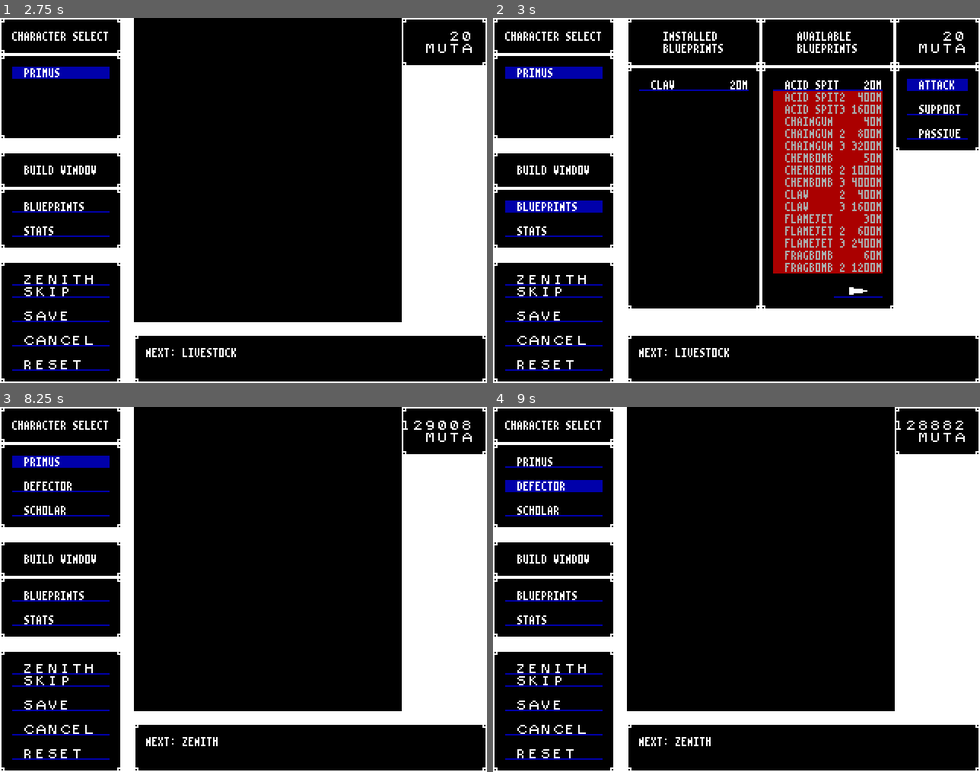
Above: before the commit, frames 1-4 (two rows, left to right).
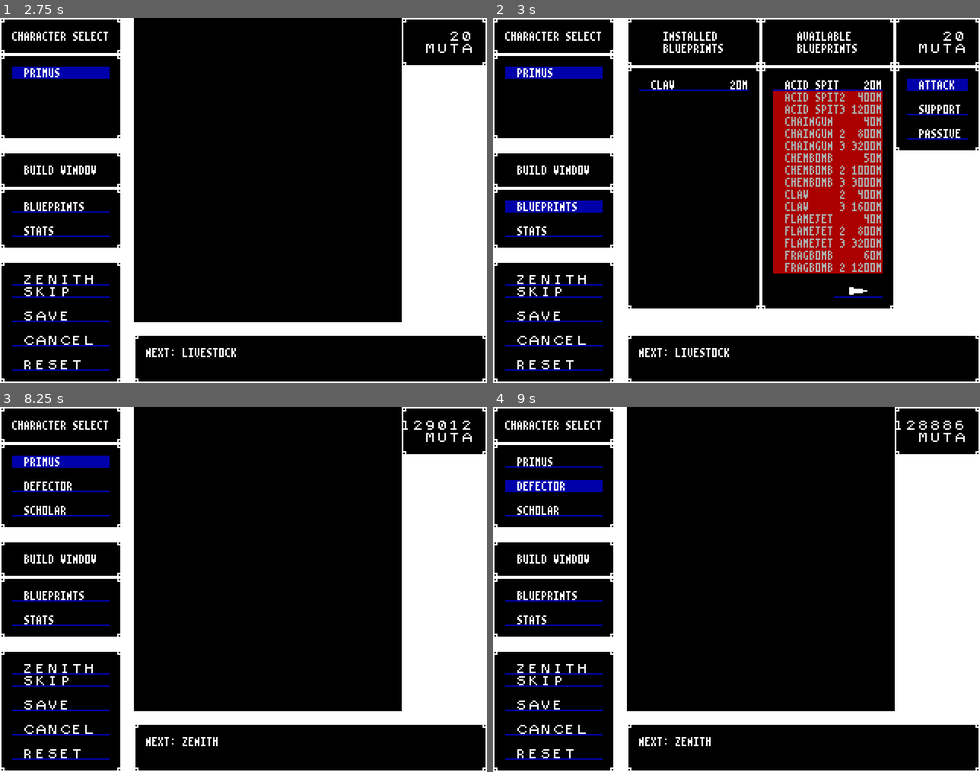
Above: after the commit, the same moments.

Repository: BeamBrain1/Morphose
Game: Godot game, scene res://Scenes/Global/root.tscn
Two runs of this game, one before a commit and one after it. Both use one fixed random seed, a clock stepped at 60 frames per second and the inputs below.
Inputs (mouse positions are in pixels of both pictures, inside the frame that each line leads up to):
- Up to frame 1 (2.75 s): click "SKIP" at 0.5 s; click "SKIP" at 1.25 s; click "PRIMUS" at 2 s
- Up to frame 2 (3 s): click "BLUEPRINTS" at 2.75 s
- Up to frame 3 (8.25 s): click (365, 680) at 3.5 s; click (365, 680) at 4.25 s; click "STATS" at 5 s; click "ZENITH" at 5.75 s; click "DEFECTOR" at 6.5 s; click "SCHOLAR" at 7.25 s; click "PRIMUS" at 8 s
- Up to frame 4 (9 s): click "DEFECTOR" at 8.75 s

Frame 1 is identical in both runs. In frame 2, less than 0.1% of the frame differs, in the area x 73-78%, y 23-63%; in frame 3, less than 0.1%; in frame 4, less than 0.1%.

Commit message:
daily update

Diff:
--- a/Scenes/Global/Constructs/Blueprint.gd
+++ b/Scenes/Global/Constructs/Blueprint.gd
@@ -19,34 +19,38 @@
 var special: String = ""		# Used to assign additional one-off capabilities
 
 const BIO_COST_T2_MULT: int = 20
+const BIO_COST_T2_MULT_STATUS: int = 20
 const BIO_COST_T3_MULT: int = BIO_COST_T2_MULT * 4
+const BIO_COST_T3_MULT_STATUS: int = BIO_COST_T2_MULT_STATUS * 3
 const TP_COST_T2_MULT: int = 5
-const TP_COST_T3_MULT: int = TP_COST_T2_MULT*4
+const TP_COST_T2_MULT_STATUS: int = 5
+const TP_COST_T3_MULT: int = TP_COST_T2_MULT * 4
+const TP_COST_T3_MULT_STATUS: int = TP_COST_T2_MULT_STATUS * 3
 
 
 # Blueprints are organized into bio cost "tracks." Individual blueprint cost is determined by track letter and tier.
 const BIO_COST_TRACKS: Dictionary = {
-	"X": [0, 0, 0],
-	"A": [20, 20*BIO_COST_T2_MULT, 20*BIO_COST_T3_MULT],
-	"B": [30, 30*BIO_COST_T2_MULT, 30*BIO_COST_T3_MULT],
-	"C": [40, 40*BIO_COST_T2_MULT, 40*BIO_COST_T3_MULT],
-	"D": [50, 50*BIO_COST_T2_MULT, 50*BIO_COST_T3_MULT],
-	"E": [60, 60*BIO_COST_T2_MULT, 60*BIO_COST_T3_MULT],
-	"Z": [9999, 9999, 9999]
+	"X": 0,
+	"A": 20,
+	"B": 30,
+	"C": 40,
+	"D": 50,
+	"E": 60,
+	"Z": 9999
 }
 
 # Determines how much TP it costs to use a given blueprint
 const TP_COST_TRACKS: Dictionary = {
-	"X": [0, 0, 0],
-	"A": [3, 3*TP_COST_T2_MULT, 3*TP_COST_T3_MULT],
-	"B": [5, 5*TP_COST_T2_MULT, 5*TP_COST_T3_MULT],
-	"C": [7, 7*TP_COST_T2_MULT, 7*TP_COST_T3_MULT],
-	"D": [10, 10*TP_COST_T2_MULT, 10*TP_COST_T3_MULT],
-	"E": [15, 15*TP_COST_T2_MULT, 15*TP_COST_T3_MULT],
-	"F": [20, 20*TP_COST_T2_MULT, 20*TP_COST_T3_MULT],
-	"G": [24, 24*TP_COST_T2_MULT, 24*TP_COST_T3_MULT],
-	"Z1": [30, 30, 30],
-	"Z2": [600, 600, 600],
+	"X": 0,
+	"A": 3,
+	"B": 5,
+	"C": 7,
+	"D": 10,
+	"E": 15,
+	"F": 20,
+	"G": 24,
+	"Z1": 30,
+	"Z2": 600
 }
 
 func getDialogDisplayName() -> String:
@@ -144,12 +148,39 @@
 
 
 func getBioEnergyCost() -> int:
-	return BIO_COST_TRACKS[bio_cost_track.to_upper()][tier-1]
+	var result = BIO_COST_TRACKS[bio_cost_track.to_upper()]
+	if tier == 2:
+		if isStatusEffectBlueprint():
+			result *= BIO_COST_T2_MULT_STATUS
+		else:
+			result *= BIO_COST_T2_MULT
+	elif tier >= 3:
+		if isStatusEffectBlueprint():
+			result *= BIO_COST_T3_MULT_STATUS
+		else:
+			result *= BIO_COST_T3_MULT
+	return result
 
 
 func getTechPointCost() -> int:
-	return TP_COST_TRACKS[tp_cost_track.to_upper()][tier-1]
+	var result = TP_COST_TRACKS[tp_cost_track.to_upper()]
+	if tier == 2:
+		if isStatusEffectBlueprint():
+			result *= TP_COST_T2_MULT_STATUS
+		else:
+			result *= TP_COST_T2_MULT
+	elif tier >= 3:
+		if isStatusEffectBlueprint():
+			result *= TP_COST_T3_MULT_STATUS
+		else:
+			result *= TP_COST_T3_MULT
+	return result
 
 
 func isZenithBlueprint() -> bool:
 	return bio_cost_track.matchn("Z")
+
+
+# Override in children
+func isStatusEffectBlueprint() -> bool:
+	return false
--- a/Scenes/Global/Constructs/BlueprintAttack.gd
+++ b/Scenes/Global/Constructs/BlueprintAttack.gd
@@ -15,3 +15,7 @@
 var blind: int = 0				# num Blind stacks attack inflicts per hit
 var slimed: int = 0				# num Slimed stacks attack inflicts per hit
 var rage: int = 0				# num Rage stacks attack inflicts per hit
+
+
+func isStatusEffectBlueprint() -> bool:
+	return damageless
--- a/Scenes/Global/Constructs/BlueprintSupport.gd
+++ b/Scenes/Global/Constructs/BlueprintSupport.gd
@@ -26,3 +26,7 @@
 var blind: int = 0
 var slimed: int = 0
 var rage: int = 0
+
+
+func isStatusEffectBlueprint() -> bool:
+	return base_healing == 0
--- a/Scenes/Global/Constructs/Morphose.gd
+++ b/Scenes/Global/Constructs/Morphose.gd
@@ -1,9 +1,12 @@
 class_name Morphose
 
 const HP_CAP: int = 999
+const HP_DIMINISHING_RETURNS_START: int = 800
 const HP_MINIMUM: int = 10
 const TP_CAP: int = 999
+const TP_DIMINISHING_RETURNS_START: int = 800
 const TP_MINIMUM: int = 10
+const STAT_DIMINISHING_RETURNS_START: int = 200
 const STAT_CAP: int = 250
 const STAT_MINIMUM: int = 1
 
--- a/Scenes/Global/Constructs/PartyMember.gd
+++ b/Scenes/Global/Constructs/PartyMember.gd
@@ -19,10 +19,17 @@
 
 	if stat == GlobalProgramData.COMBAT_STAT.HP:
 		result -= Morphose.HP_MINIMUM
+		if result + Morphose.HP_MINIMUM >= HP_DIMINISHING_RETURNS_START:		# After hitting diminishing returns point, cost doubles regularly
+			result += result * (1 + ((result - HP_DIMINISHING_RETURNS_START) / 20))
 	elif stat == GlobalProgramData.COMBAT_STAT.TECH_POINTS:
 		result -= Morphose.TP_MINIMUM
+		if result + Morphose.TP_MINIMUM >= TP_DIMINISHING_RETURNS_START:
+			result += result * (1 + ((result - TP_DIMINISHING_RETURNS_START) / 20))
 	else:
 		result -= Morphose.STAT_MINIMUM
+		if result + Morphose.STAT_MINIMUM >= STAT_DIMINISHING_RETURNS_START:
+			result += result * (1 + ((result - STAT_DIMINISHING_RETURNS_START) / 5))
+
 
 	result = maxi(1, result)
 
--- a/Scenes/Global/Tables/EnemyTable.gd
+++ b/Scenes/Global/Tables/EnemyTable.gd
@@ -480,10 +480,10 @@
 	current_enemy.name = "Zenith"
 	current_enemy.hp = 4095
 	current_enemy.tech_points = 1200
-	current_enemy.attack = 200
-	current_enemy.defense = 200
-	current_enemy.senses = 200
-	current_enemy.speed = 200
+	current_enemy.attack = 220
+	current_enemy.defense = 220
+	current_enemy.senses = 220
+	current_enemy.speed = 220
 	current_enemy.installBlueprintByNameAndTier("Laser", 3)
 	current_enemy.installBlueprintByNameAndTier("Chaingun", 3)
 	current_enemy.installBlueprintByNameAndTier("Hammer", 3)
@@ -507,10 +507,10 @@
 
 	current_enemy = EnemyType.new()
 	current_enemy.name = "Z-Spawn"
-	current_enemy.hp = 400
+	current_enemy.hp = 500
 	current_enemy.tech_points = 500
-	current_enemy.attack = 150
-	current_enemy.defense = 80
+	current_enemy.attack = 170
+	current_enemy.defense = 50
 	current_enemy.senses = 150
 	current_enemy.speed = 150
 	current_enemy.installBlueprintByNameAndTier("Laser", 3)
Not shown, changed: blueprints.dat
